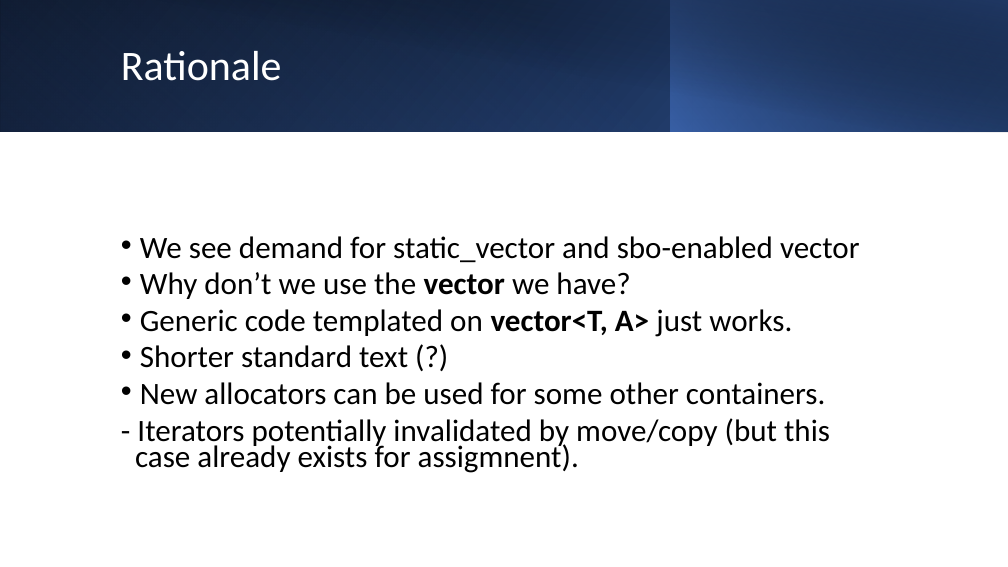
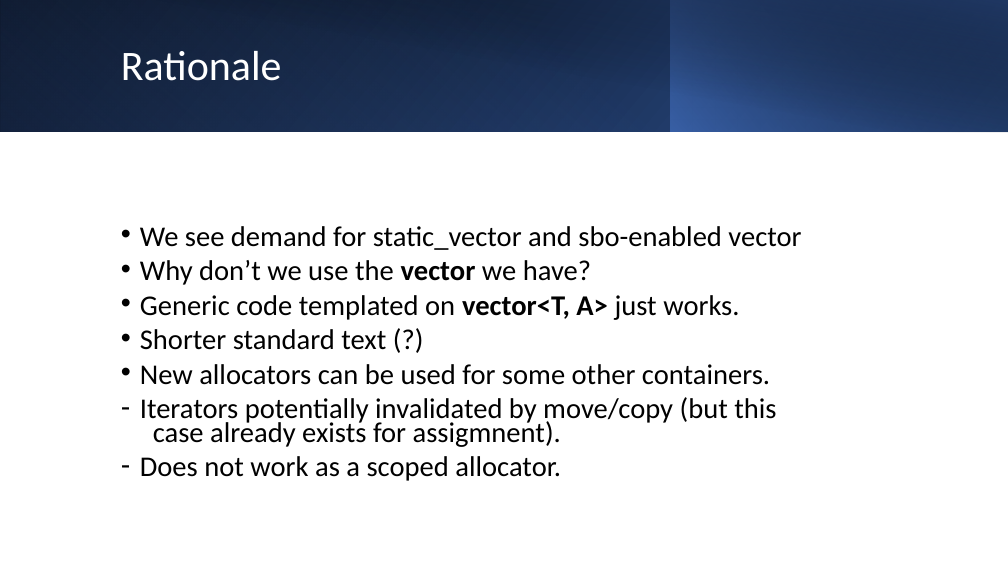
Before and after one commit to BengtGustafsson/isocpp-proposals, a slide deck: slide 3 of P2667-VectorAllocatorForSBO/VectorAllocatorPresentation.pptx. Drawn at 1008x567 pixels with LibreOffice and Linux fonts; fonts in the diff are those of the drawing. Boxes give left, top, right and bottom in pixels: in the first picture for what was removed or moved away, otherwise in the second. Text is boxed around its words. In the diff, an @@ line names an element or a change of style, - is before the commit and + after.

```diff
--- a/P2667-VectorAllocatorForSBO/VectorAllocatorPresentation.pptx
+++ b/P2667-VectorAllocatorForSBO/VectorAllocatorPresentation.pptx
@@ text at <box>140,226,801,385</box>: size 29.6 to 27.2 pt in "We see demand for static_vector and sbo-enabled ...", "Why don’t we use the vector we ...", "Generic code templated on vector<T, A> just ...", "Shorter standard text (?)" and 1 more places @@
@@ text at <box>140,397,776,481</box>: text changed; size 29.6 to 27.2 pt @@
-- Iterators potentially invalidated by move/copy (but this
-case already exists for assigmnent).
+– Iterators potentially invalidated by move/copy (but this
+  case already exists for assigmnent).
+– Does not work as a scoped allocator.
```
Also in this commit, not shown: 6 other slides changed, 2 slides added, 2 other files.
